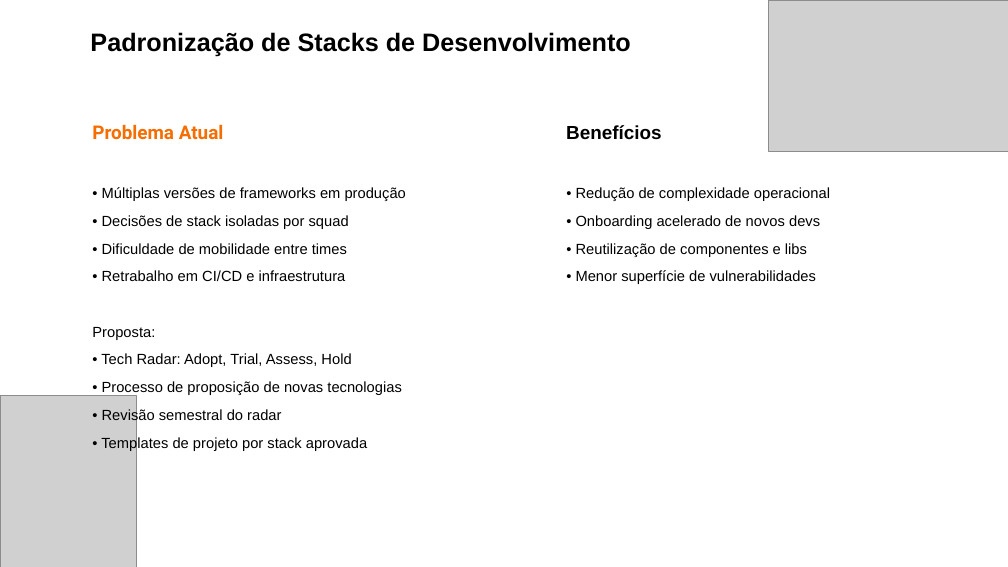
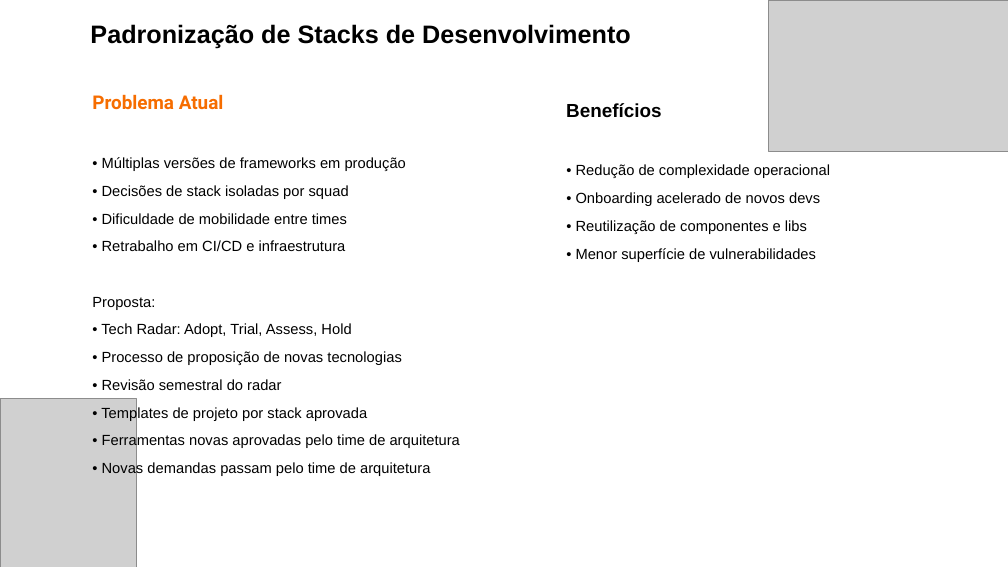
Before and after one commit to clayton-devplus/files, a slide deck: slide 7 of arch/comite-arquitetura-techfin-template.pptx. Drawn at 1008x567 pixels with LibreOffice and Linux fonts; fonts in the diff are those of the drawing; grey boxes stand for pictures. Boxes give left, top, right and bottom in pixels: in the first picture for what was removed or moved away, otherwise in the second. Text is boxed around its words. In the diff, an @@ line names an element or a change of style, - is before the commit and + after.

```diff
--- a/arch/comite-arquitetura-techfin-template.pptx
+++ b/arch/comite-arquitetura-techfin-template.pptx
@@ text "Padronização de Stacks de Desenvolvimento": place and size @@
-text "Padronização de Stacks de Desenvolvimento" at bbox=[90, 32, 631, 56]
+text "Padronização de Stacks de Desenvolvimento" at bbox=[90, 24, 631, 49]
@@ text "Problema Atual": place and size @@
-text "Problema Atual" at bbox=[92, 124, 224, 140]
+text "Problema Atual" at bbox=[92, 94, 224, 110]
@@ text "Benefícios": place and size @@
-text "Benefícios" at bbox=[566, 125, 662, 140]
+text "Benefícios" at bbox=[566, 103, 662, 118]
@@ text "• Múltiplas versões de frameworks ...": place and size @@
-text "• Múltiplas versões de frameworks ..." at bbox=[92, 187, 406, 451]
+text "• Múltiplas versões de frameworks ..." at bbox=[92, 157, 460, 476]
@@ text "• Redução de complexidade operacional": place and size @@
-text "• Redução de complexidade operacional" at bbox=[576, 187, 830, 284]
+text "• Redução de complexidade operacional" at bbox=[576, 164, 830, 262]
@@ text at bbox=[102, 433, 460, 476]: paragraphs added @@
+• Ferramentas novas aprovadas pelo time de arquitetura
+• Novas demandas passam pelo time de arquitetura
```
Also in this commit, not shown: 2 other slides changed, 1 other file.
